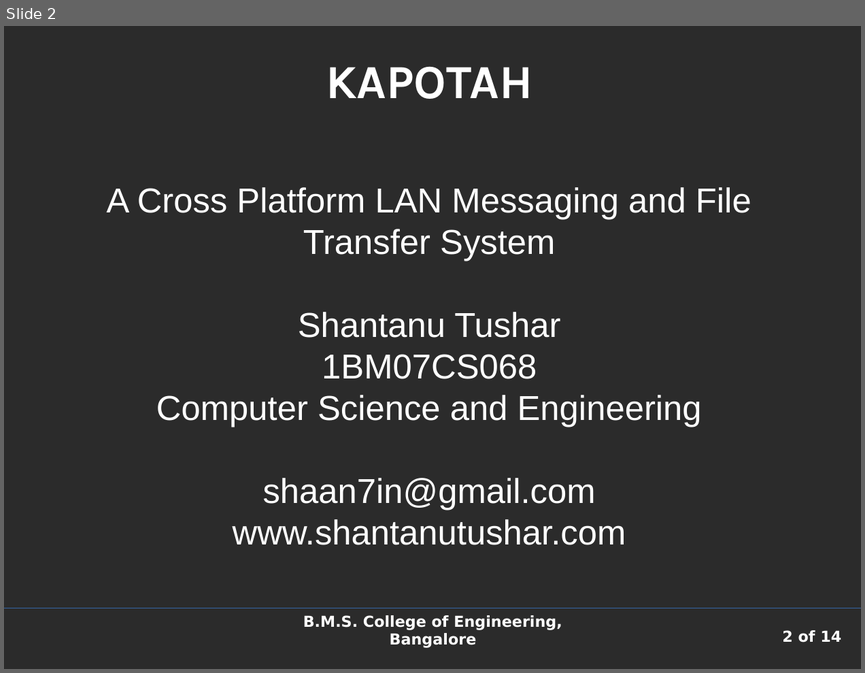
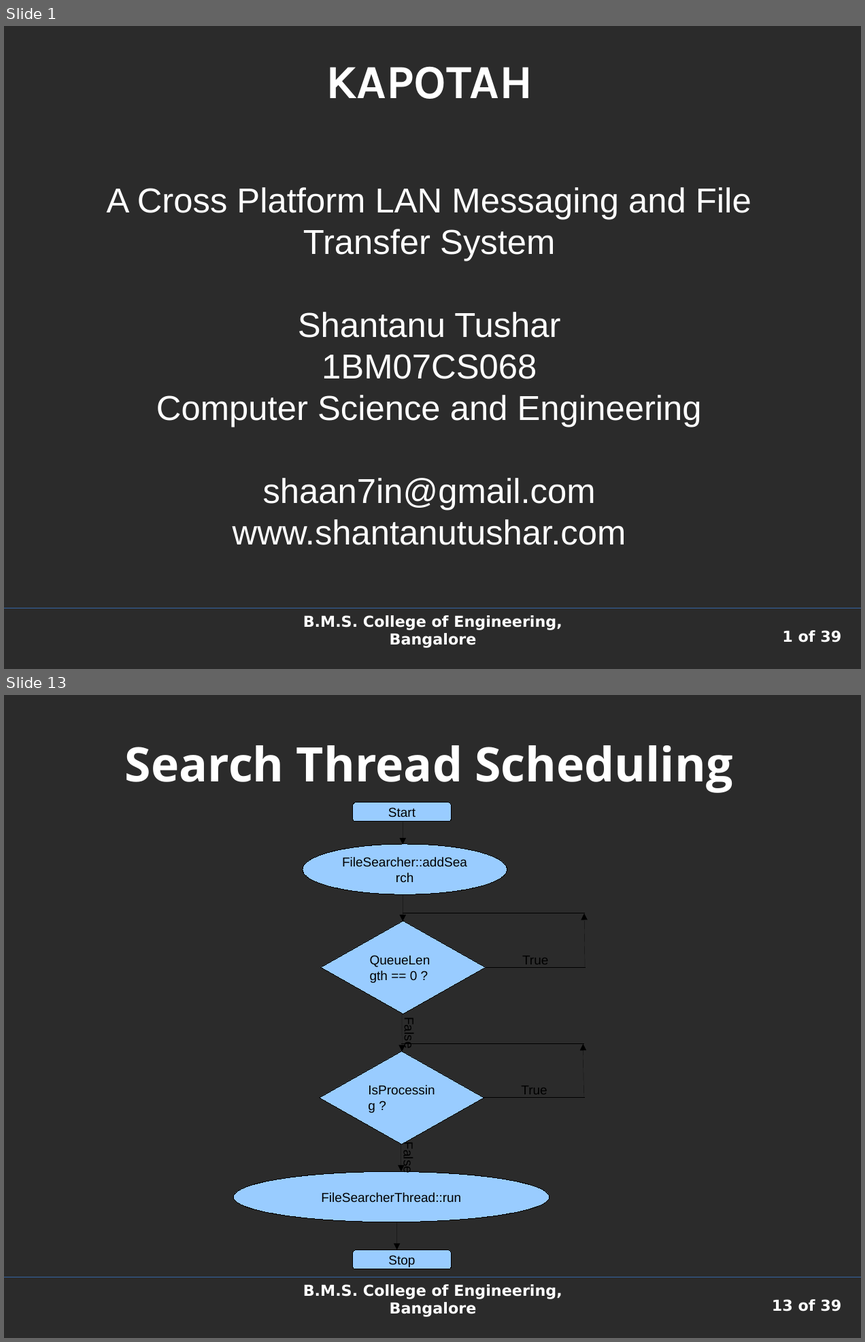
Before and after one commit to shaan7/Kapotah, a slide deck: docs/presentation.odp. Shown one above the other, each under a label of ours: slide 2 before the commit, slides 1 and 13 after it; the slides between them are not shown. The pictures are 865x673 and 865x1342 pixels, drawn with LibreOffice and Linux fonts; fonts in the diff are those of the drawing; background and template pictures are left out; a plain dark background stands for a picture behind light text. Boxes give left, top, right and bottom in pixels: in the first picture for what was removed or moved away, otherwise in the second. Text is boxed around its words. In the diff, an @@ line names an element or a change of style, - is before the commit and + after.

```diff
--- a/docs/presentation.odp
+++ b/docs/presentation.odp
@@ slide 13 added at box(4, 695, 861, 1338), background picture (left out); not listed: 3 template elements that a slide beside it also shows @@
@@ title added at box(125, 745, 732, 793), 44 pt, text #FFFFFF, bold @@
+Search Thread Scheduling
@@ group added at box(233, 802, 585, 1269): 6 lines, 5 arrows, 2 diamonds, 2 rounded rectangles, 2 ellipses @@
+QueueLength == 0 ?
+IsProcessing ?
+Start
+FileSearcherThread::run
+FileSearcher::addSearch
+Stop
+False
+False
+True
+True
@@ what was slide 2 is now slide 1 @@
@@ page number at box(782, 630, 841, 642): text changed @@
-2 of 14
+1 of 39
```
Also in this commit, not shown: 7 slides changed, 30 other slides added, 6 slides removed.
